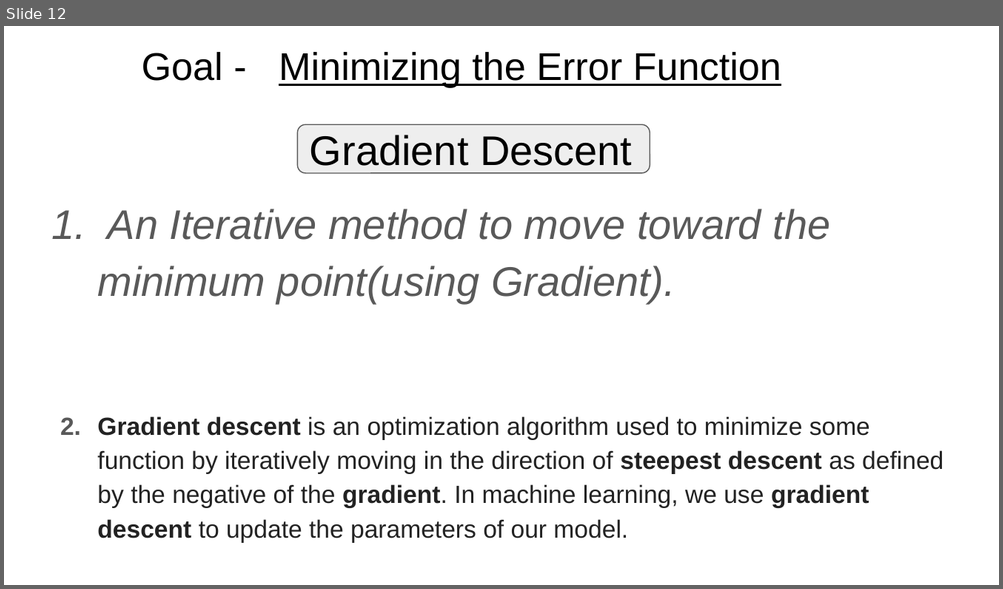
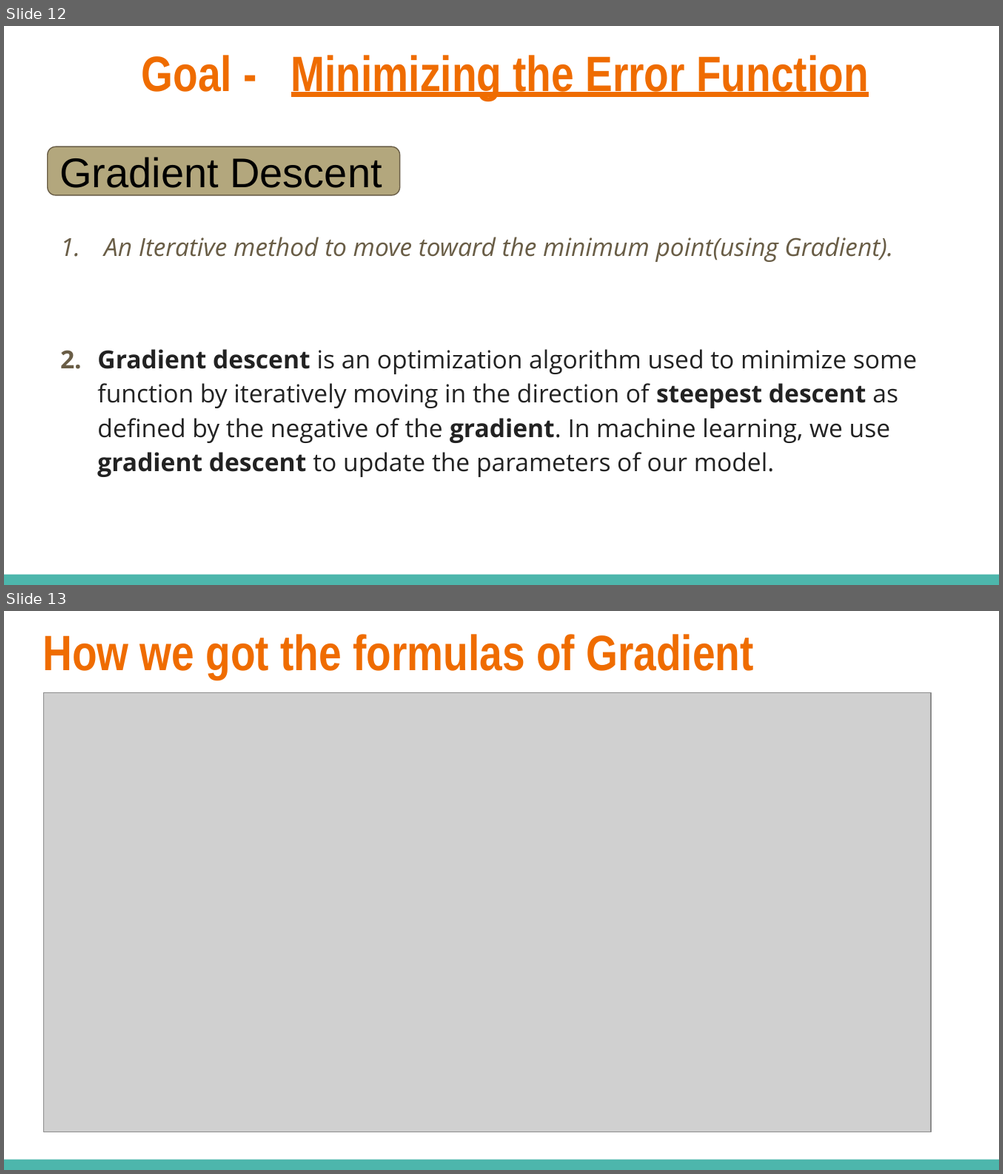
Before and after one commit to jugshaurya/Machine-Learning, a slide deck: Presentation/ML presentation.pptx. Shown one above the other, each under a label of ours: slide 12 before the commit, slides 12 and 13 after it. The pictures are 1003x589 and 1003x1174 pixels, drawn with LibreOffice and Linux fonts; fonts in the diff are those of the drawing; grey boxes stand for pictures. Boxes give left, top, right and bottom in pixels: in the first picture for what was removed or moved away, otherwise in the second. Text is boxed around its words. In the diff, an @@ line names an element or a change of style, - is before the commit and + after.

```diff
--- a/Presentation/ML presentation.pptx
+++ b/Presentation/ML presentation.pptx
@@ slide 13 added at (x1=4, y1=611, x2=999, y2=1170), background #FFFFFF; not listed: 1 template element that a slide beside it also shows @@
@@ title added at (x1=42, y1=634, x2=753, y2=739), 36 pt, text #EF6C00, bold @@
+How we got the formulas of Gradient Descent ?
@@ picture added at (x1=44, y1=692, x2=931, y2=1132) @@
@@ slide 12 changed as well @@
@@ title "Goal - Minimizing the Error ..." at (x1=142, y1=55, x2=868, y2=101): size 28 to 36 pt, font Arial to Arial Narrow, text colour #000000 to #EF6C00, bold on @@
@@ text "An Iterative method to move ..." at (x1=97, y1=237, x2=916, y2=477): size 30 to 18 pt, text colour #595959 to #695D46 in "An Iterative method to move toward the ..."; font Arial to Open Sans; indent changed; bullet colour #595959 to #695D46 @@
@@ rounded rectangle "Gradient Descent" moved from (x1=297, y1=124, x2=649, y2=173) to (x1=48, y1=147, x2=400, y2=195) @@
@@ rounded rectangle "Gradient Descent" at (x1=48, y1=147, x2=400, y2=195): fill #EEEEEE to #B3A77D; outline #595959 0.75 pt to #695D46 0.75 pt @@
@@ rectangle added at (x1=4, y1=575, x2=999, y2=585), fill #4DB6AC @@
```
Also in this commit, not shown: 10 other slides changed, 5 other slides added, 5 slides removed, 1 other file.
